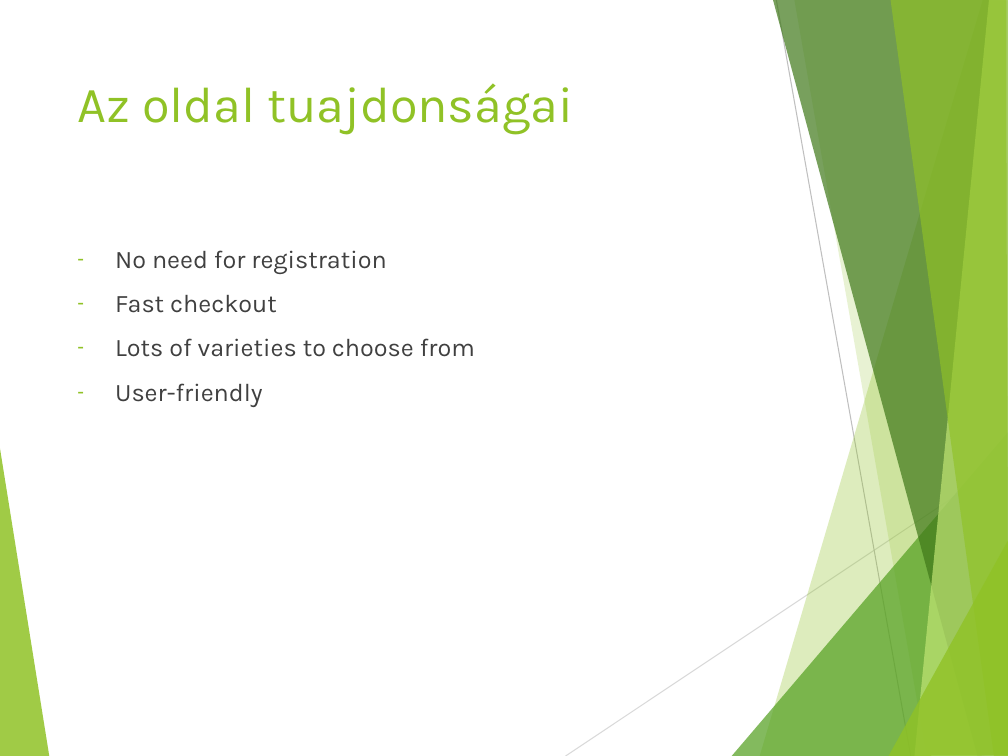
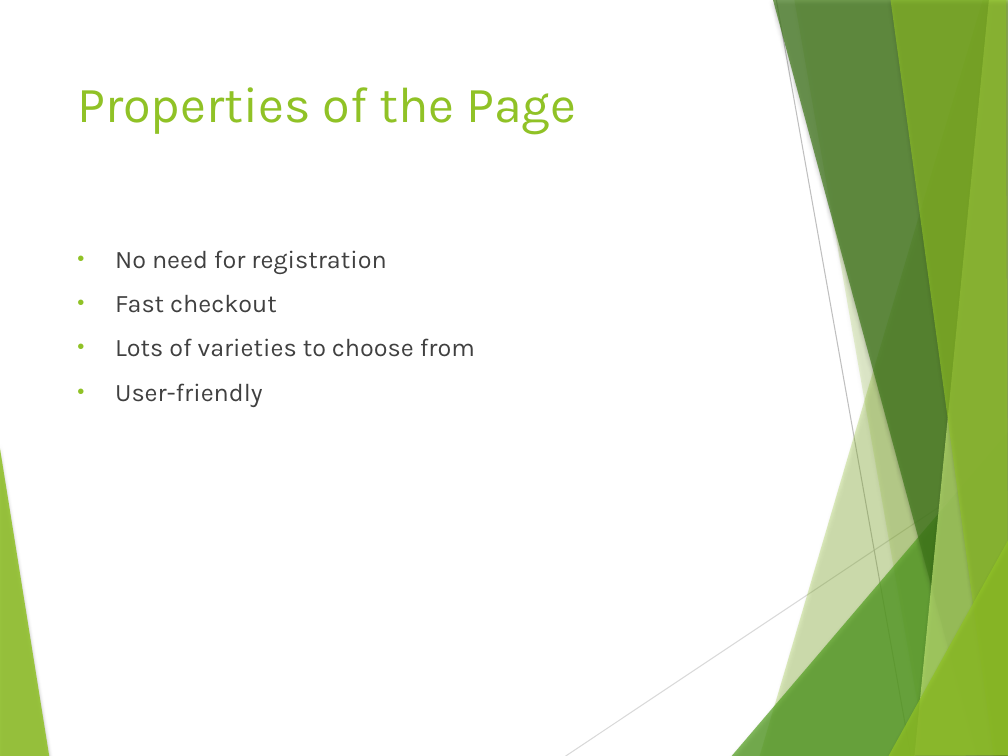
Before and after one commit to Gabi4555/Vizsga_Project, a slide deck: slide 5 of Dokumentációk/Szoftverfejlesztő- és tesztelő vizsgaremek angol.pptx (slide 7 before the commit). Drawn at 1008x756 pixels with LibreOffice and Linux fonts; fonts in the diff are those of the drawing. Boxes give left, top, right and bottom in pixels: in the first picture for what was removed or moved away, otherwise in the second. Text is boxed around its words. In the diff, an @@ line names an element or a change of style, - is before the commit and + after.

```diff
--- a/Dokumentációk/Szoftverfejlesztő- és tesztelő vizsgaremek angol.pptx
+++ b/Dokumentációk/Szoftverfejlesztő- és tesztelő vizsgaremek angol.pptx
@@ background #191919 to #FFFFFF @@
@@ line (776, 0) - (911, 756): stroke #131313 0.75 pt to #BFBFBF 0.75 pt @@
@@ title at (x1=77, y1=87, x2=576, y2=135): text changed @@
-Az oldal tuajdonságai
+Properties of the Page
@@ text "No need for registration" at (x1=115, y1=250, x2=475, y2=407): text colour #E8EBF1 to #404040; bullet - to • @@
@@ line (565, 756) - (1008, 461): stroke #151515 0.75 pt to #D9D9D9 0.75 pt @@
@@ shadow on in 7 elements at (x1=760, y1=0, x2=1008, y2=756), (x1=794, y1=0, x2=1008, y2=756), (x1=732, y1=432, x2=1008, y2=756), (x1=773, y1=0, x2=1008, y2=756), (x1=914, y1=0, x2=1008, y2=756), (x1=890, y1=0, x2=1008, y2=756), (x1=888, y1=539, x2=1008, y2=756) @@
```
Also in this commit, not shown: 9 other slides changed, 2 slides removed, 1 other file.
